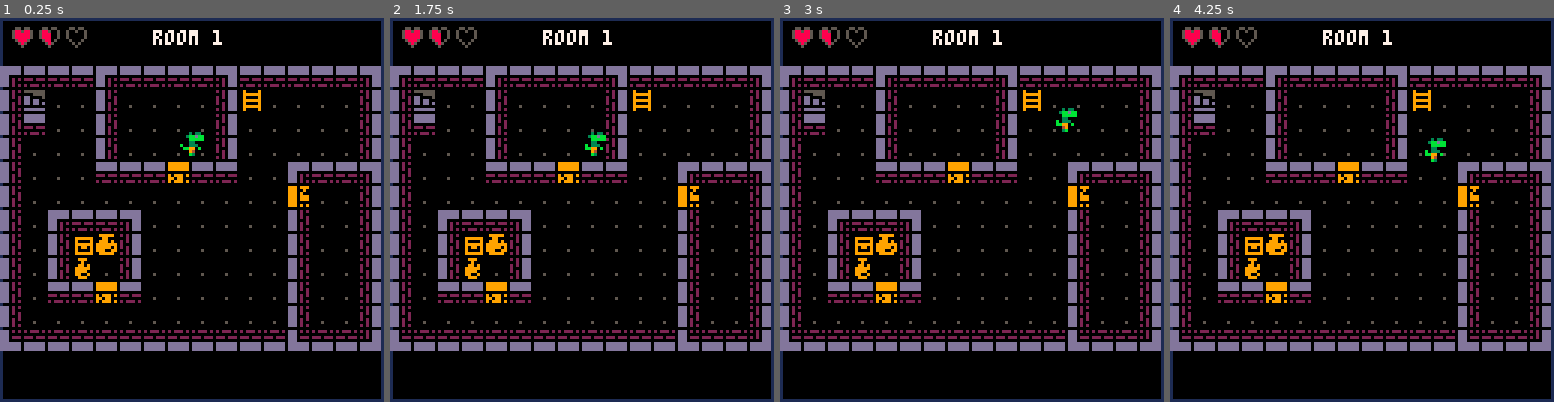
Above: before the commit, frames 1-4 (left to right).
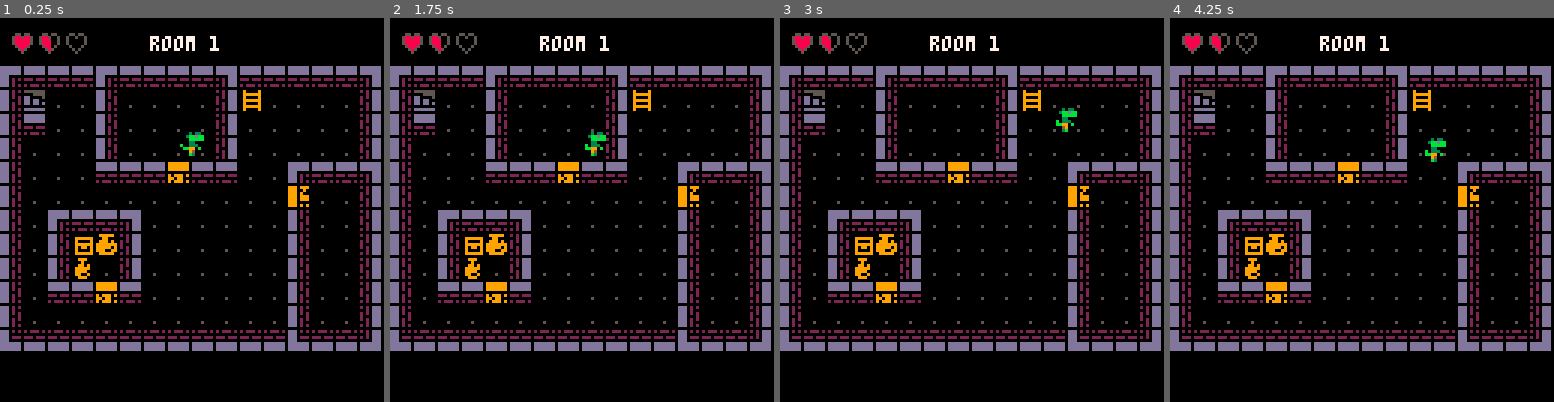
Above: after the commit, the same moments.

Repository: robotspacefish/dungeon_dino
Game: PICO-8 cartridge dungeon_dino.p8
Same seed, same stepped clock (60 frames per second), same inputs: the game is played once before the commit and once after it.
Inputs:
- Up to frame 1 (0.25 s): no input
- Up to frame 2 (1.75 s): hold Right from 1.6 s (still down)
- Up to frame 3 (3 s): release Right at 2.1 s; hold Up 2.15-2.42 s; hold Right from 2.47 s (still down)
- Up to frame 4 (4.25 s): release Right at 3.03 s; hold Left 3.08-3.58 s; hold Down 3.63-3.97 s; hold Right from 4.02 s (still down)

The runs differ from the first frame. In frame 1, 3.7% of the frame differs, in the area x 0-100%, y 0-100%; in frame 2, 3.7%; in frame 3, 3.7%; in frame 4, 3.7%.

Commit message:
update top ui (center sprites and text)

Diff:
--- a/dungeon_dino.p8
+++ b/dungeon_dino.p8
@@ -31,18 +31,13 @@
 function ui()
 	x=4
 	--example health
-	spr(full,x,2)
-	spr(half,x+9,2)
-	spr(empty,x+18,2)
-
-	--example location
+	spr(full,x,4)
+	spr(half,x+9,4)
+	spr(empty,x+18,4)
+
+	--example location for text
 	local location="room 1"
-	print(location, (128/2)-(#location)-7,4,7)
-
-	-- draw a border around the whole screen
-	rect(0, 0, 127, 127, 1)
-	-- draw a border inset by 16 pixels
-	-- rect(8, 12, 119, 128/1.5, 7)
+	print(location, (128/2)-(#location)-8,6,7)
 end
 
 function print_debug()
